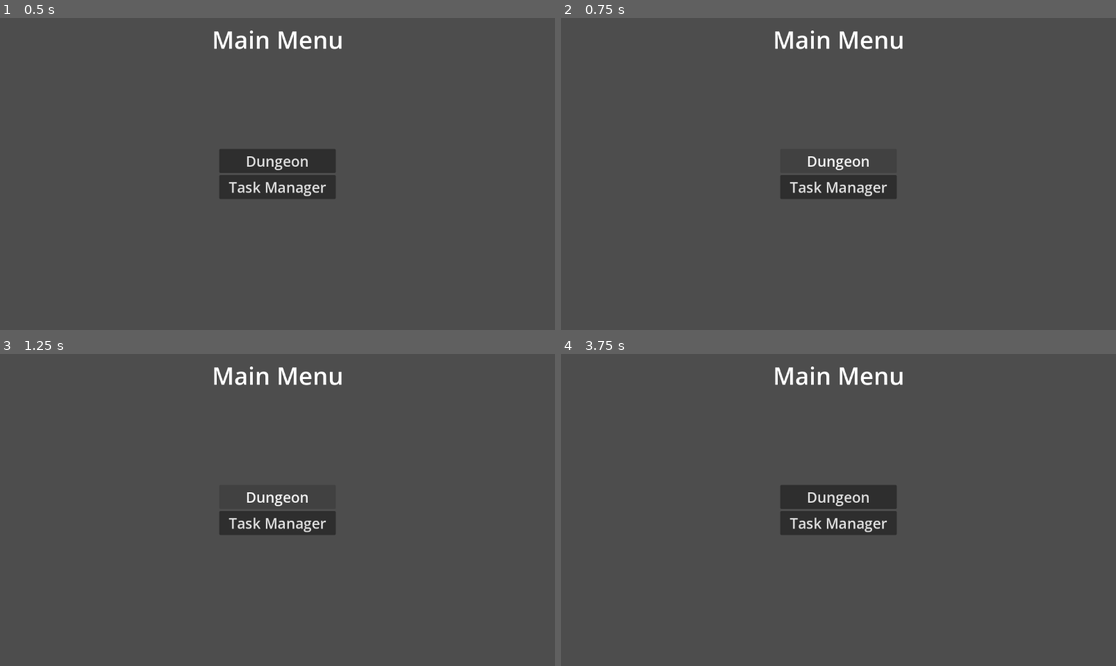
Above: before the commit, frames 1-4 (two rows, left to right).
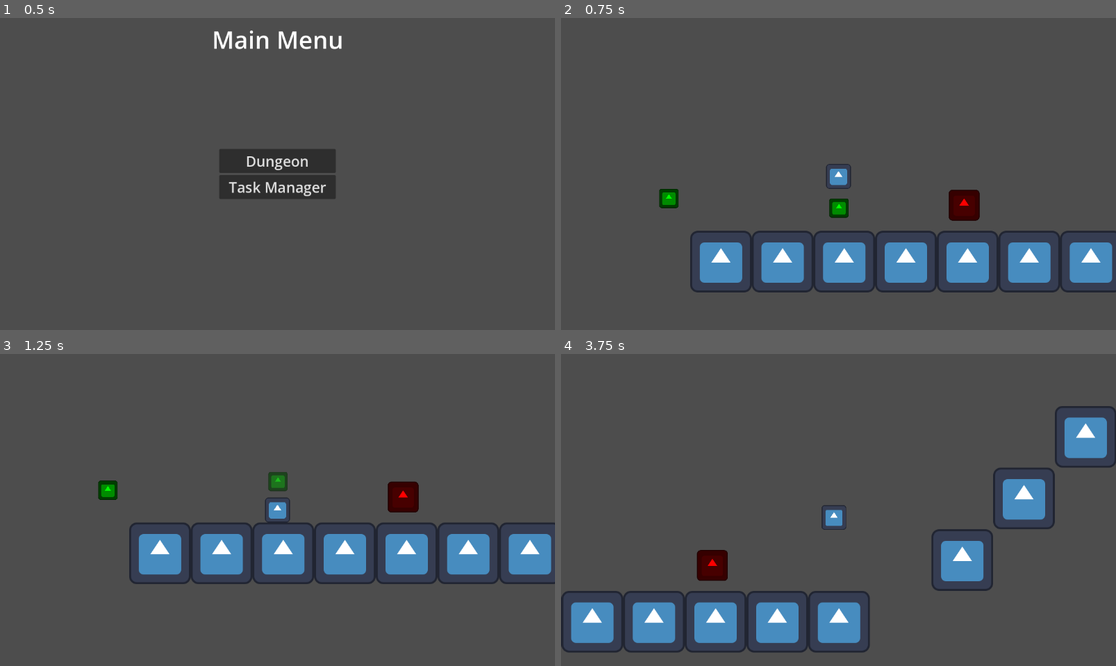
Above: after the commit, the same moments.

Repository: TheHumanMRP/RPG-Life-Tracker
Game: Godot game, scene res://Folders/Systems/Main/Scenes/main_scene.tscn
Same seed, same stepped clock (60 frames per second), same inputs: the game is played once before the commit and once after it. The engine's default icon, where the game draws it, is replaced by a stand-in: a white triangle on a blue panel in a dark square.
Inputs (mouse positions are in pixels of both pictures, inside the frame that each line leads up to):
- Up to frame 1 (0.5 s): no input
- Up to frame 2 (0.75 s): click "Dungeon" at 0.5 s
- Up to frame 3 (1.25 s): no input
- Up to frame 4 (3.75 s): move the mouse to (960, 494) at 1.27 s; hold D (move_right) 1.28-2.78 s; tap T (add_test_sword) every 0.75 s from 1.35 to 3.6 s; click (960, 494) at 1.42 s; tap Space (jump) at 1.52, 2.27 s; move the mouse to (727, 525) at 2.02 s; move the mouse to (894, 441) at 2.77 s; hold A (move_left) 2.78-3.53 s; move the mouse to (810, 572) at 3.52 s; hold D (move_right) from 3.53 s (still down); click (810, 572) at 3.67 s

Frame 1 is identical in both runs. In frame 2, 12% of the frame differs, in the area x 17-100%, y 4-88%; in frame 3, 12%; in frame 4, 14%, in the area x 0-100%, y 4-96%.
Error before the commit: Parse Error: Expected expression after "-" operator. (res://Folders/Systems/Main/Scripts/main_menu.gd:32)
Error after the commit: Invalid access to property or key 'inventory_component' on a base object of type 'Resource (SaveData)'. (res://Folders/Systems/Globals/global.gd:46)

Commit message:
Auto commit at 2026-08-18 21:25:11

Diff:
--- a/Folders/Systems/Globals/info_getter.gd
+++ b/Folders/Systems/Globals/info_getter.gd
@@ -1,4 +1,3 @@
-class_name Getter
 extends Node
 
 # ============================================================================
--- a/Folders/Systems/Main/Scripts/main_menu.gd
+++ b/Folders/Systems/Main/Scripts/main_menu.gd
@@ -29,7 +29,7 @@
 	print("\nMain Menu: Setup signals func ran")
 
 func _on_dungeon_button_pressed() -> void:
-	InfoGetter.get_main_node() -
+	InfoGetter.get_main_node().switch_to_scene(self, Constants.PATH_TO_DUNGEON_SELECTION_MENU)
 
 func _on_task_manager_button_pressed() -> void:
 	print("\nMain Menu: Task manager button pressed")
